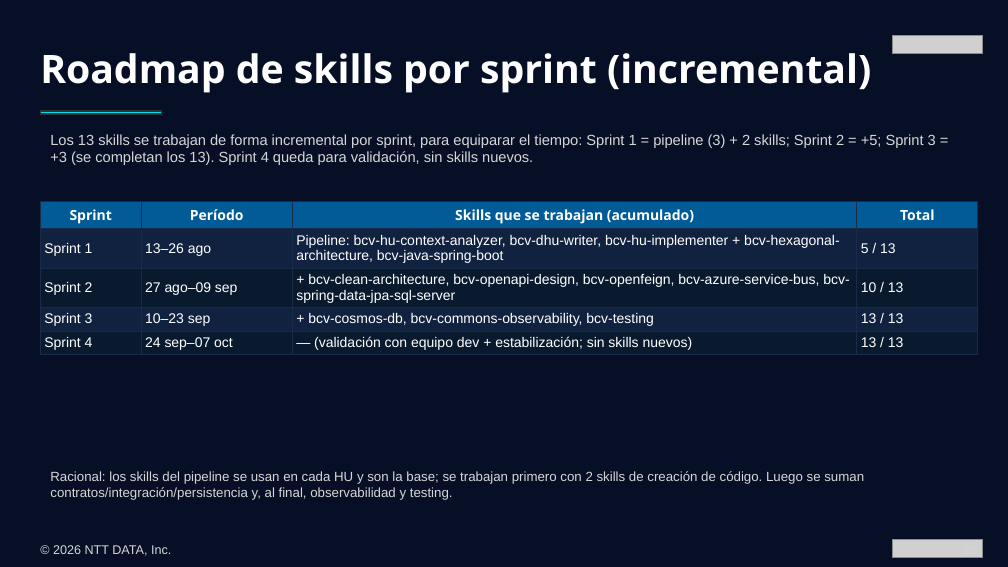
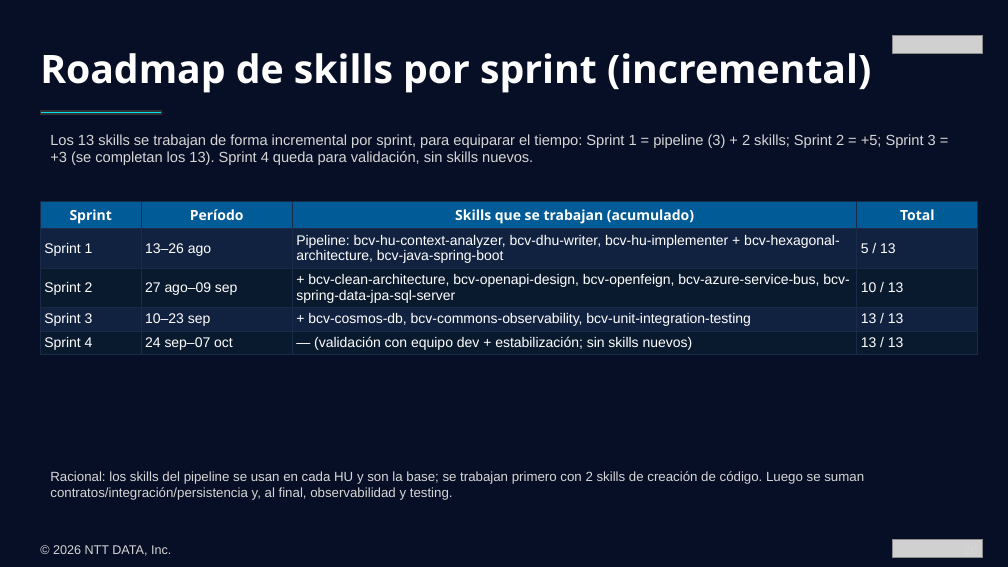
Before and after one commit to Jose-Mejia-NTT/skills-assi-comercial, a slide deck: slide 26 of presentations/presentacion-ejecutiva-skills-ia-bcv-v2.pptx (slide 25 before the commit). Drawn at 1008x567 pixels with LibreOffice and Linux fonts; fonts in the diff are those of the drawing; grey boxes stand for pictures. Boxes give left, top, right and bottom in pixels: in the first picture for what was removed or moved away, otherwise in the second. Text is boxed around its words. In the diff, an @@ line names an element or a change of style, - is before the commit and + after.

```diff
--- a/presentations/presentacion-ejecutiva-skills-ia-bcv-v2.pptx
+++ b/presentations/presentacion-ejecutiva-skills-ia-bcv-v2.pptx
@@ table at (x1=40, y1=202, x2=978, y2=354) @@
-row 4, column 3: + bcv-cosmos-db, bcv-commons-observability, bcv-testing
+row 4, column 3: + bcv-cosmos-db, bcv-commons-observability, bcv-unit-integration-testing
```
Also in this commit, not shown: 20 other slides changed, 1 slide added, 1 slide removed, 2 other files.
